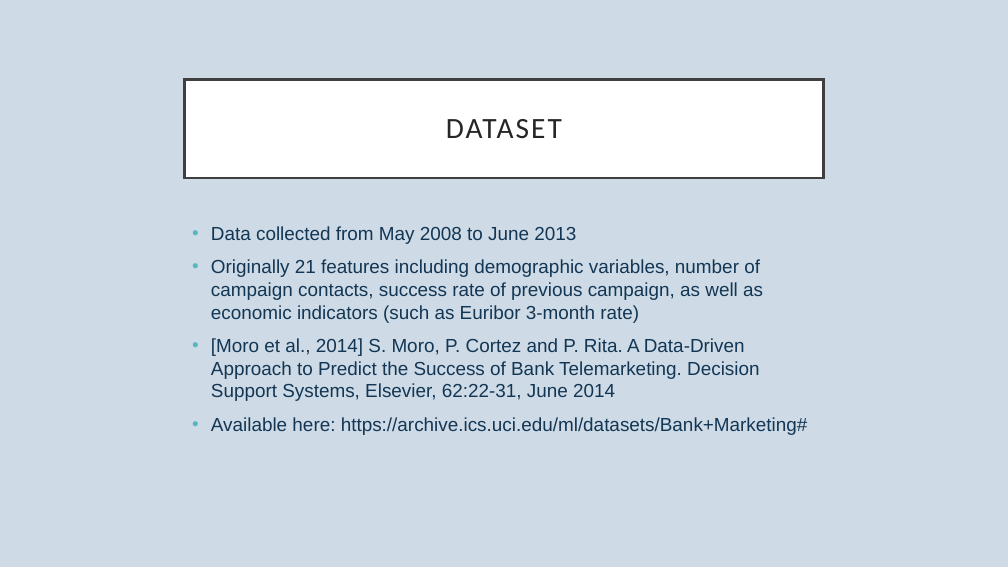
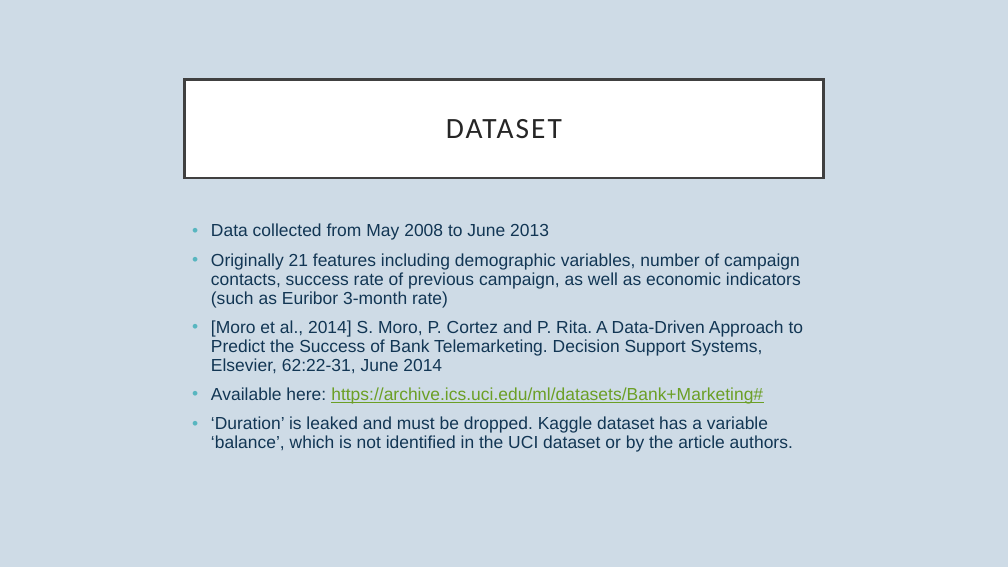
Before and after one commit to dapopov-st/bank-marketing-predicting-term-deposit-subscription, a slide deck: slide 2 of BankMarketing.pptx. Drawn at 1008x567 pixels with LibreOffice and Linux fonts; fonts in the diff are those of the drawing. Boxes give left, top, right and bottom in pixels: in the first picture for what was removed or moved away, otherwise in the second. Text is boxed around its words. In the diff, an @@ line names an element or a change of style, - is before the commit and + after.

```diff
--- a/BankMarketing.pptx
+++ b/BankMarketing.pptx
@@ text at (211,223,804,404): size 18 to 16.6 pt in "Data collected from May 2008 to June ...", "Originally 21 features including demographic variables, numb ...", "[Moro et al., 2014] S. Moro, P. ...", "Available here: https://archive.ics.uci.edu/ml/datasets/Bank ..."; text colour #123654 to #6B9F25, underline on in "https://archive.ics.uci.edu/ml/datasets/Bank+Marketing#"; line spacing 1 to 0.9 @@
@@ text at (211,416,793,452): paragraph added @@
+• ‘Duration’ is leaked and must be dropped. Kaggle dataset has a variable ‘balance’, which is not identified in the UCI dataset or by the article authors.
```
Also in this commit, not shown: 7 other slides changed, 7 slides added, 4 slides removed.
